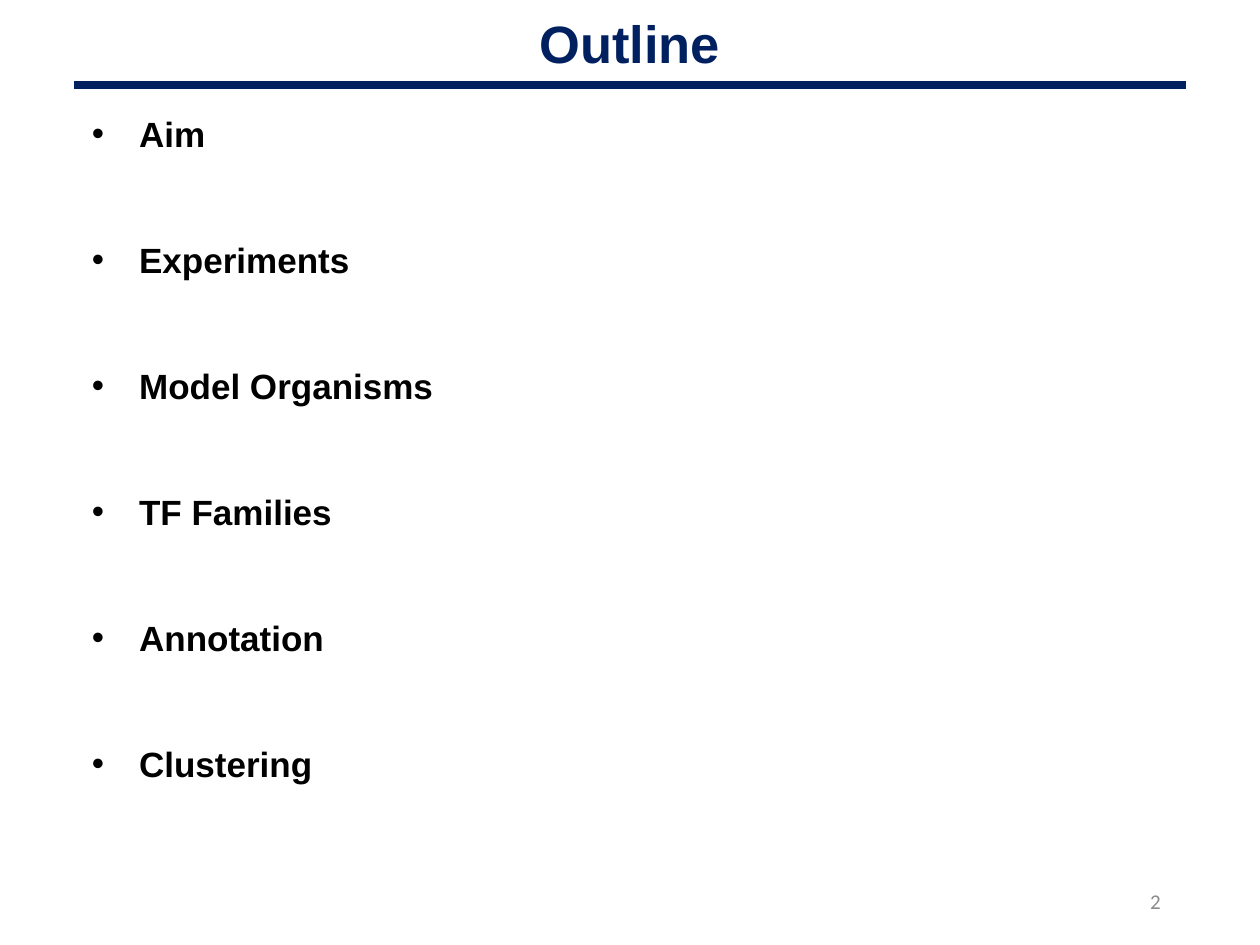
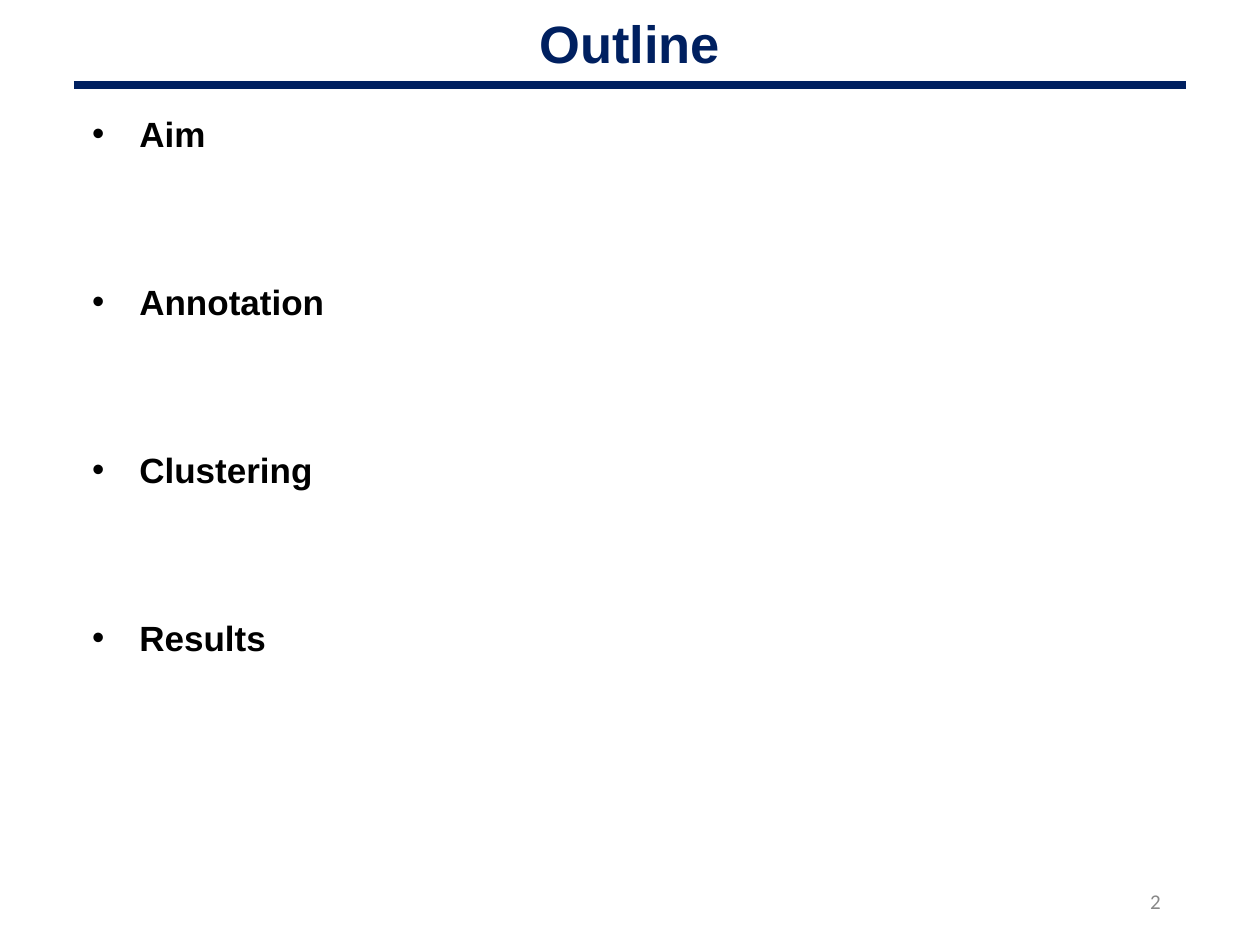
Before and after one commit to oriolfornes/GRECO-BIT-TFBS-annotations, a slide deck: slide 2 of Slides/OF_200218_GREEKC.pptx. Drawn at 1260x945 pixels with LibreOffice and Linux fonts; fonts in the diff are those of the drawing. Boxes give left, top, right and bottom in pixels: in the first picture for what was removed or moved away, otherwise in the second. Text is boxed around its words. In the diff, an @@ line names an element or a change of style, - is before the commit and + after.

```diff
--- a/Slides/OF_200218_GREEKC.pptx
+++ b/Slides/OF_200218_GREEKC.pptx
@@ text at (139,247,433,526): paragraphs removed @@
-• Experiments
-• Model Organisms
-• TF Families
@@ text at (139,625,266,652): paragraph added @@
+• Results
```
Also in this commit, not shown: 2 other slides changed, 6 slides added, 10 slides removed, 2 other files.
